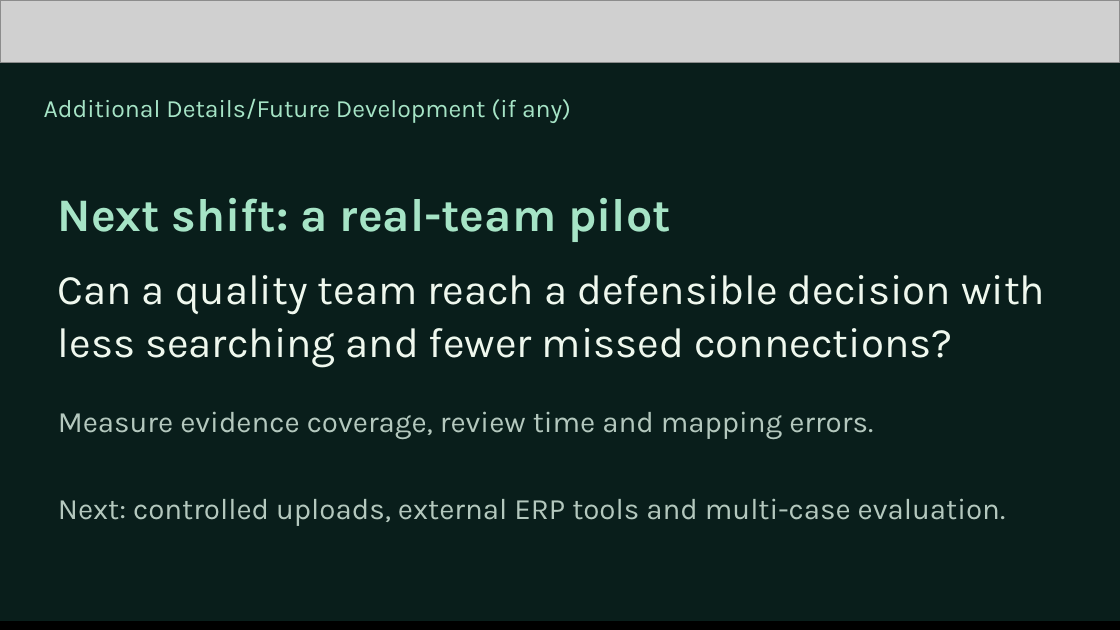
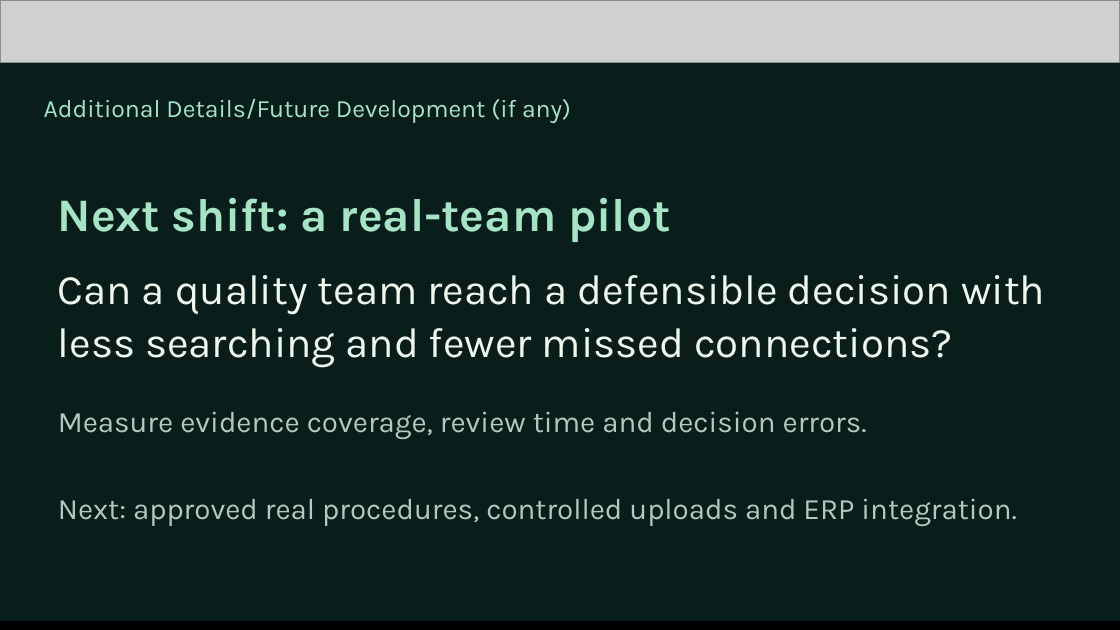
Before and after one commit to mk-tdev/BatchLens, a slide deck: slide 12 of docs/submission/BatchLens-Pitch-Review.pptx. Drawn at 1120x630 pixels with LibreOffice and Linux fonts; fonts in the diff are those of the drawing; grey boxes stand for pictures. Boxes give left, top, right and bottom in pixels: in the first picture for what was removed or moved away, otherwise in the second. Text is boxed around its words. In the diff, an @@ line names an element or a change of style, - is before the commit and + after.

```diff
--- a/docs/submission/BatchLens-Pitch-Review.pptx
+++ b/docs/submission/BatchLens-Pitch-Review.pptx
@@ text at (58, 411, 1016, 526): text changed @@
-Measure evidence coverage, review time and mapping errors.
-Next: controlled uploads, external ERP tools and multi-case evaluation.
+Measure evidence coverage, review time and decision errors.
+Next: approved real procedures, controlled uploads and ERP integration.
```
Also in this commit, not shown: 10 other slides changed, 2 other files.
